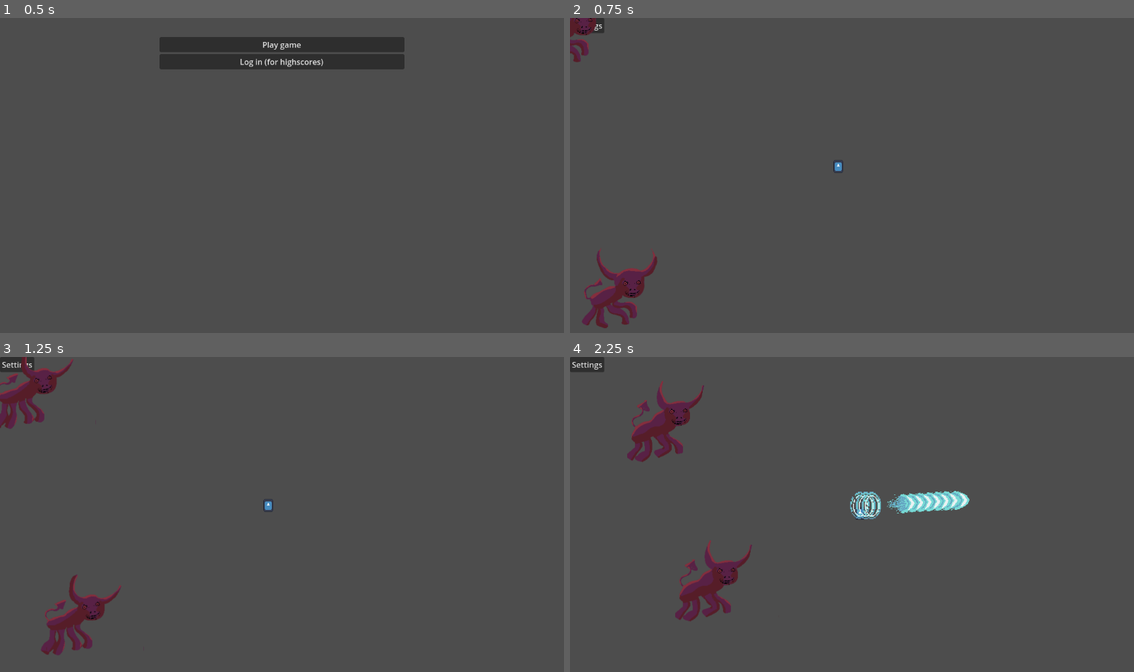
Above: before the commit, frames 1-4 (two rows, left to right).
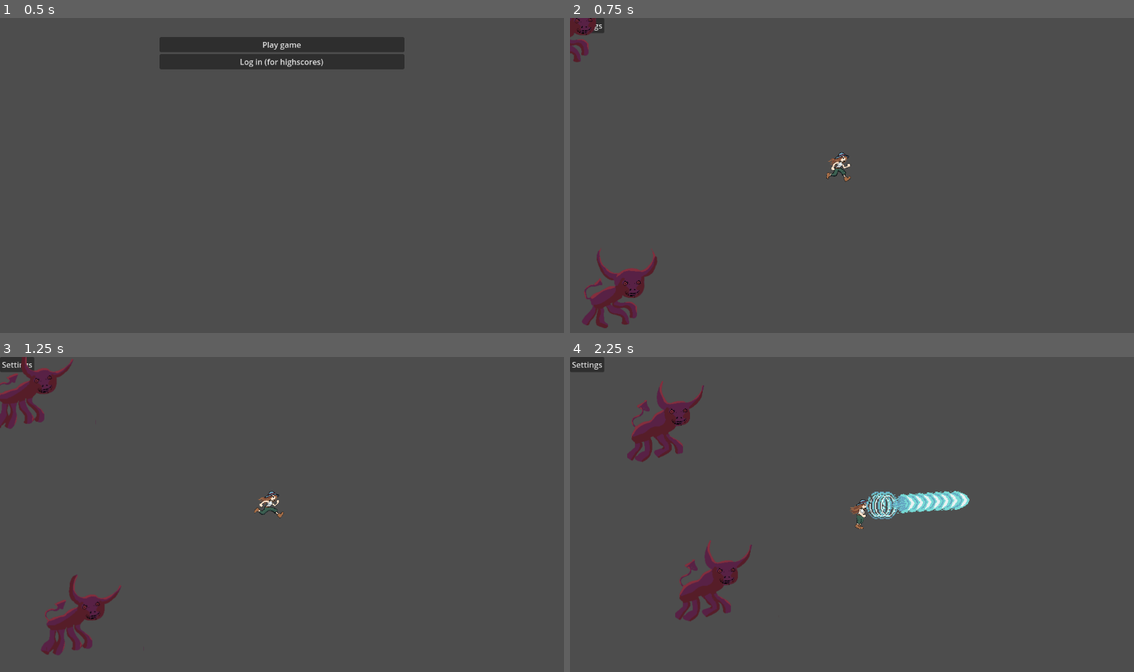
Above: after the commit, the same moments.

Repository: WilliamSundqvist/arcadegame
Game: Godot game, scene res://main_scene.tscn
Two runs of this game, one before a commit and one after it. Both use one fixed random seed, a clock stepped at 60 frames per second and the inputs below. The engine's default icon, where the game draws it, is replaced by a stand-in: a white triangle on a blue panel in a dark square.
Inputs (mouse positions are in pixels of both pictures, inside the frame that each line leads up to):
- Up to frame 1 (0.5 s): no input
- Up to frame 2 (0.75 s): click "Play game" at 0.5 s
- Up to frame 3 (1.25 s): no input
- Up to frame 4 (2.25 s): move the mouse to (976, 498) at 1.27 s; press the mouse at (976, 498) at 1.28 s; hold Right (right) 1.28-2.03 s; move the mouse to (739, 530) at 2.02 s; release the mouse at (739, 530) at 2.03 s; hold S (down) from 2.03 s (still down); tap Space (dash) at 2.1 s

Frame 1 is identical in both runs. In frame 2, 0.2% of the frame differs, in the area x 45-50%, y 42-52%; in frame 3, 0.2%; in frame 4, 0.6%, in the area x 49-59%, y 42-55%.

Commit message:
Added player_character animation. Added a small offset to the shooting effect position so that the effect syncs up with the players velocity

Diff:
--- a/player_character/player_character.gd
+++ b/player_character/player_character.gd
@@ -1,6 +1,6 @@
 extends CharacterBody2D
 class_name PlayerCharacter
-@onready var sprite: Sprite2D = $Sprite
+@onready var sprite: AnimatedSprite2D = $Sprite
 @onready var dashTimer: Timer = $dashTimer
 @onready var fireTimer = $fireTimer
 @onready var projectile = load("res://projectiles/basicProjectile.tscn")
@@ -13,6 +13,7 @@
 
 var availableDashes = 3
 var fireRate = 0.1
+var current_velocity = 0
 
 func _ready():
 	change_state(state_moving)
@@ -37,7 +38,9 @@
 func shoot():
 	var level_root = get_parent().get_parent()
 	var effect = blastEffect.instantiate()
-	effect.markerPosition = $Sprite/Marker2D.global_position
+
+	#Add the current velocity so the blast effect spawns a little infront of the character
+	effect.markerPosition = $Sprite/Marker2D.global_position + current_velocity/3
 	level_root.add_child(effect)
 
 	var instance = projectile.instantiate()
--- a/player_character/player_character.tscn
+++ b/player_character/player_character.tscn
@@ -1,22 +1,70 @@
-[gd_scene load_steps=4 format=3 uid="uid://bwm5b0abmd5pj"]
+[gd_scene load_steps=10 format=3 uid="uid://bwm5b0abmd5pj"]
 
 [ext_resource type="Script" path="res://player_character/player_character.gd" id="1_c7fjj"]
-[ext_resource type="Texture2D" uid="uid://djagwe2l6epfp" path="res://icon.svg" id="2_gxu0s"]
+[ext_resource type="Texture2D" uid="uid://b6a2b26ntikeo" path="res://player_character/player_character.png" id="2_h54ty"]
 
 [sub_resource type="CapsuleShape2D" id="CapsuleShape2D_8frko"]
+height = 50.0
+
+[sub_resource type="AtlasTexture" id="AtlasTexture_r7j3f"]
+atlas = ExtResource("2_h54ty")
+region = Rect2(0, 0, 212, 212)
+
+[sub_resource type="AtlasTexture" id="AtlasTexture_6i20w"]
+atlas = ExtResource("2_h54ty")
+region = Rect2(212, 0, 212, 212)
+
+[sub_resource type="AtlasTexture" id="AtlasTexture_d8sq1"]
+atlas = ExtResource("2_h54ty")
+region = Rect2(424, 0, 212, 212)
+
+[sub_resource type="AtlasTexture" id="AtlasTexture_75qyg"]
+atlas = ExtResource("2_h54ty")
+region = Rect2(636, 0, 212, 212)
+
+[sub_resource type="AtlasTexture" id="AtlasTexture_i7fdr"]
+atlas = ExtResource("2_h54ty")
+region = Rect2(848, 0, 212, 212)
+
+[sub_resource type="SpriteFrames" id="SpriteFrames_mioek"]
+animations = [{
+"frames": [{
+"duration": 1.0,
+"texture": SubResource("AtlasTexture_r7j3f")
+}, {
+"duration": 1.0,
+"texture": SubResource("AtlasTexture_6i20w")
+}, {
+"duration": 1.0,
+"texture": SubResource("AtlasTexture_d8sq1")
+}, {
+"duration": 1.0,
+"texture": SubResource("AtlasTexture_75qyg")
+}, {
+"duration": 1.0,
+"texture": SubResource("AtlasTexture_i7fdr")
+}],
+"loop": true,
+"name": &"default",
+"speed": 8.0
+}]
 
 [node name="PlayerCharacter" type="CharacterBody2D" groups=["Player"]]
 position = Vector2(548, 304)
 script = ExtResource("1_c7fjj")
 
 [node name="CollisionShape" type="CollisionShape2D" parent="."]
+z_index = 1
 shape = SubResource("CapsuleShape2D_8frko")
 
-[node name="Sprite" type="Sprite2D" parent="."]
-scale = Vector2(0.15, 0.2)
-texture = ExtResource("2_gxu0s")
+[node name="Sprite" type="AnimatedSprite2D" parent="."]
+scale = Vector2(0.3, 0.3)
+sprite_frames = SubResource("SpriteFrames_mioek")
+autoplay = "default"
+frame_progress = 0.488412
 
 [node name="Marker2D" type="Marker2D" parent="Sprite"]
+scale = Vector2(0.15, 0.2)
 
 [node name="dashTimer" type="Timer" parent="."]
 wait_time = 0.05
--- a/player_character/states/moving.gd
+++ b/player_character/states/moving.gd
@@ -42,6 +42,7 @@
 		velocity = velocity.move_toward(Vector2.ZERO, deceleration * delta)
 
 	# Move the character based on the calculated velocity
+	character.current_velocity = velocity
 	character.position += velocity * delta
 
 	# Animation handling
Binary file added: player_character/player_character.png
Not shown, added: player_character/player_character.png.import
